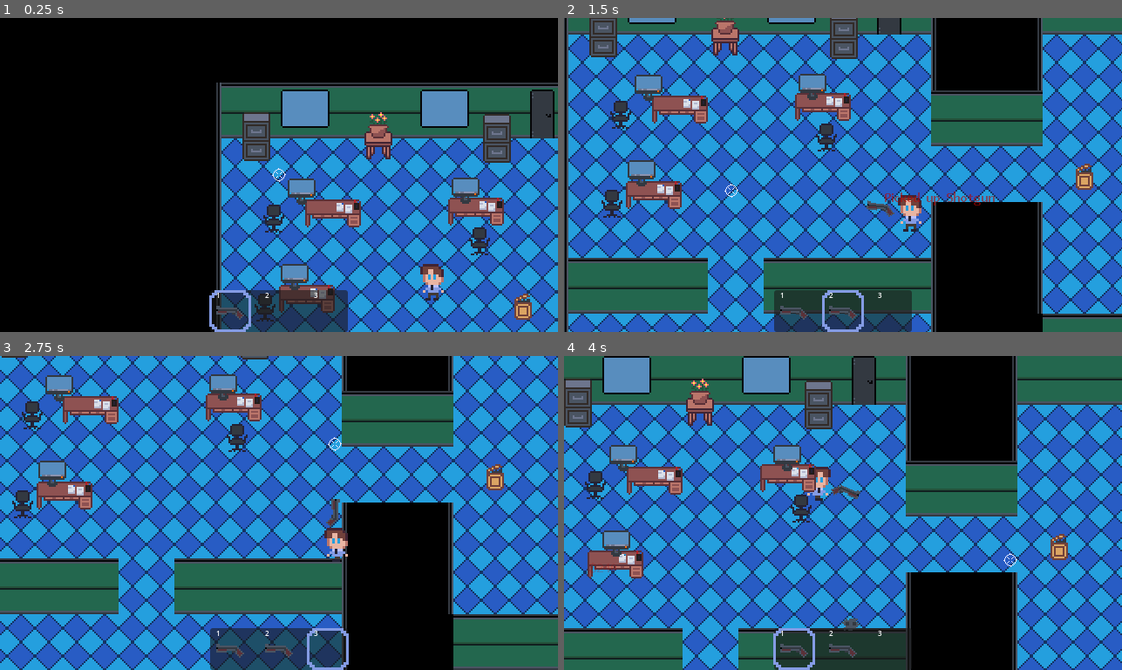
Above: before the commit, frames 1-4 (two rows, left to right).
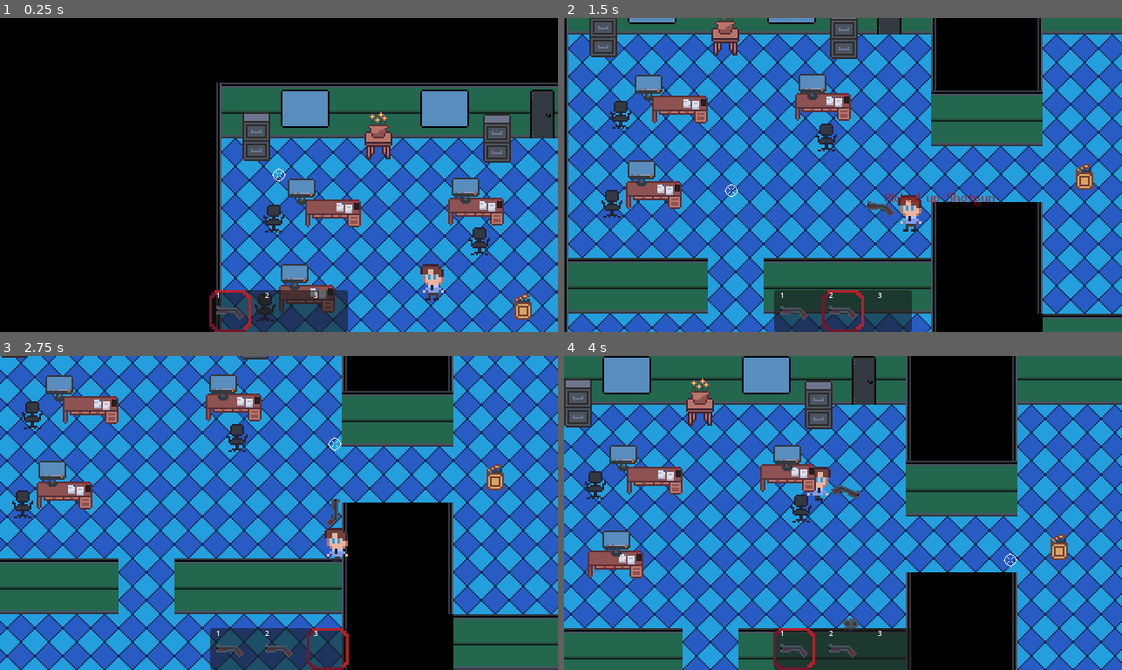
Above: after the commit, the same moments.

Repository: bhmcarr/Deep-Dive
Game: Godot game, scene res://Scenes/main.tscn
Two runs of this game, one before a commit and one after it. Both use one fixed random seed, a clock stepped at 60 frames per second and the inputs below.
Inputs (mouse positions are in pixels of both pictures, inside the frame that each line leads up to):
- Up to frame 1 (0.25 s): no input
- Up to frame 2 (1.5 s): move the mouse to (965, 159) at 0.52 s; hold D (move_right) 0.53-1.28 s; tap 1 (item_1) at 0.6 s; move the mouse to (731, 190) at 1.27 s; hold S (move_down) from 1.28 s (still down); tap 2 (item_2) at 1.35 s
- Up to frame 3 (2.75 s): move the mouse to (334, 443) at 2.02 s; release S (move_down) at 2.03 s; hold D (move_right) from 2.03 s (still down); tap 3 (item_3) at 2.1 s
- Up to frame 4 (4 s): move the mouse to (815, 575) at 2.77 s; release D (move_right) at 2.78 s; hold W (move_up) 2.78-3.53 s; click (815, 575) at 2.85 s; move the mouse to (1010, 560) at 3.52 s; hold A (move_left) from 3.53 s (still down); tap 1 (item_1) at 3.6 s

The runs differ from the first frame. In frame 1, 0.2% of the frame differs, in the area x 37-45%, y 86-100%; in frame 2, 0.2%; in frame 3, 0.2%; in frame 4, 0.2%.

Commit message:
fix inventory get error msg

Diff:
--- a/Scripts/Singletons/inventory.gd
+++ b/Scripts/Singletons/inventory.gd
@@ -10,11 +10,9 @@
 
 ## Gets the current held item at provided index. Returns the item resource on success, and null on fail.
 func get_item(item_index: int) -> Item:
-	var element = current.get(item_index)
-	if element:
-		return element
-	else:
+	if item_index >= current.size():
 		return null
+	return current.get(item_index)
 
 ## Adds an item to current inventory. Returns true if item was added successfully or false if it was unable to be added.
 func add_item(new_item: Item) -> bool:
Binary file added: Assets/bat.aseprite
Binary file added: Assets/bat.png
Not shown, added: Assets/bat.png.import
Binary file changed: Assets/hotbar_selector.aseprite
Binary file changed: Assets/hotbar_selector.png
Binary file added: Assets/soda_1.aseprite
Binary file added: Assets/soda_1.png
Not shown, added: Assets/soda_1.png.import
